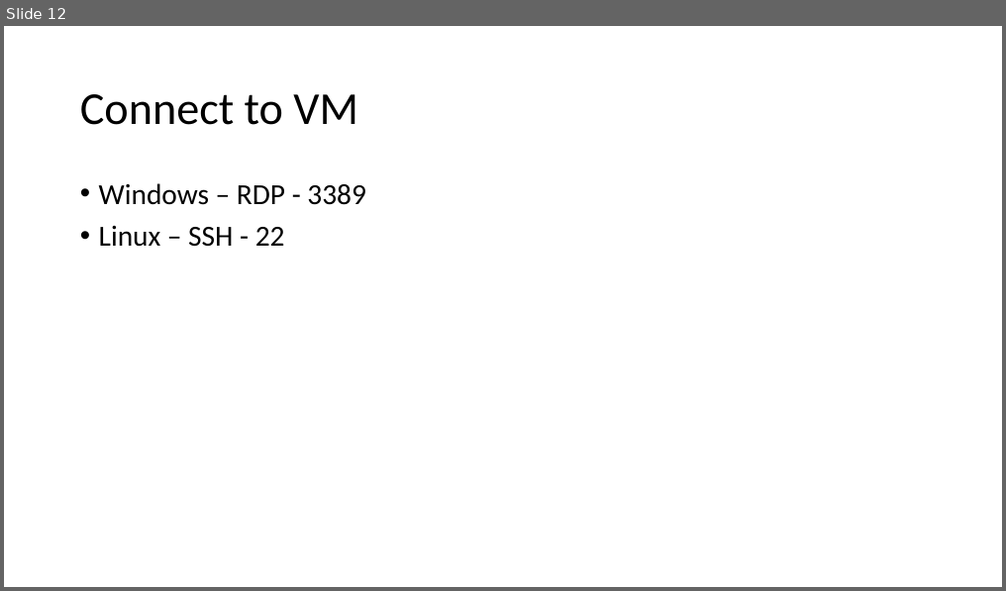
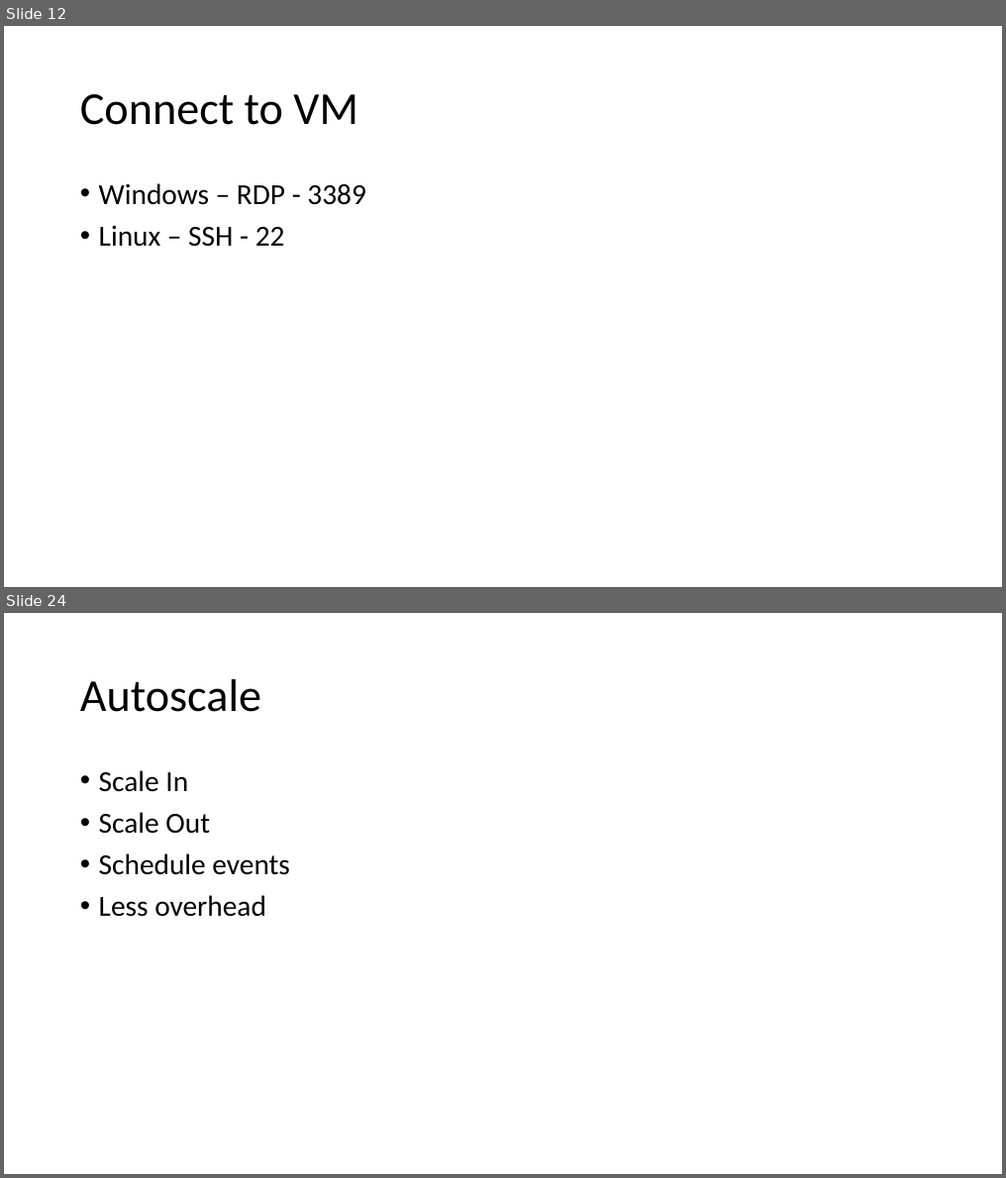
Before and after one commit to ayushrathi15/03June-AZ104, a slide deck: Azure Virtual Machines.pptx. Shown one above the other, each under a label of ours: slide 12 before the commit, slides 12 and 24 after it; the slides between them are not shown. The pictures are 1006x591 and 1006x1178 pixels, drawn with LibreOffice and Linux fonts; fonts in the diff are those of the drawing. Boxes give left, top, right and bottom in pixels: in the first picture for what was removed or moved away, otherwise in the second. Text is boxed around its words. In the diff, an @@ line names an element or a change of style, - is before the commit and + after.

```diff
--- a/Azure Virtual Machines.pptx
+++ b/Azure Virtual Machines.pptx
@@ slide 24 added at (4, 613, 1002, 1174), background #FFFFFF @@
@@ title added at (80, 679, 261, 712), 44 pt, text #000000 @@
+Autoscale
@@ text added at (99, 770, 290, 917), 28 pt, text #000000 @@
+• Scale In
+• Scale Out
+• Schedule events
+• Less overhead
```
Also in this commit, not shown: 10 other slides added.
